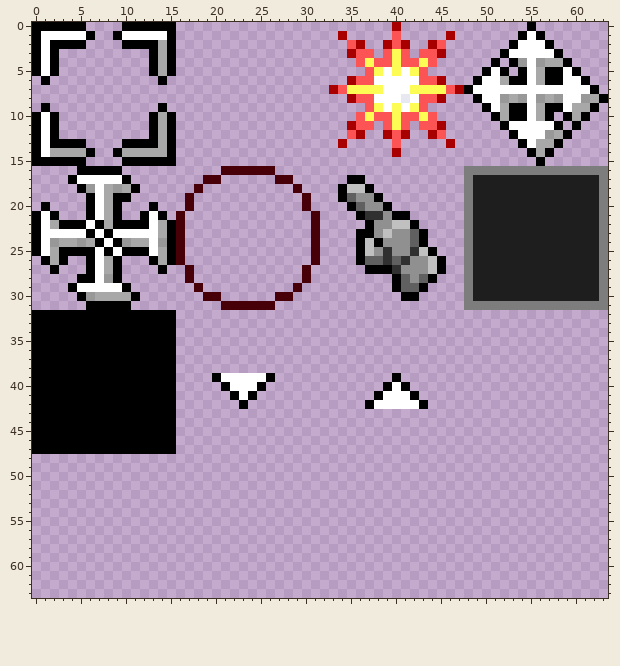
Pixel-art sprite: assets/ui.png. The picture above was drawn from the file before the commit.
The file is 64x64 pixels.
And afterwards:
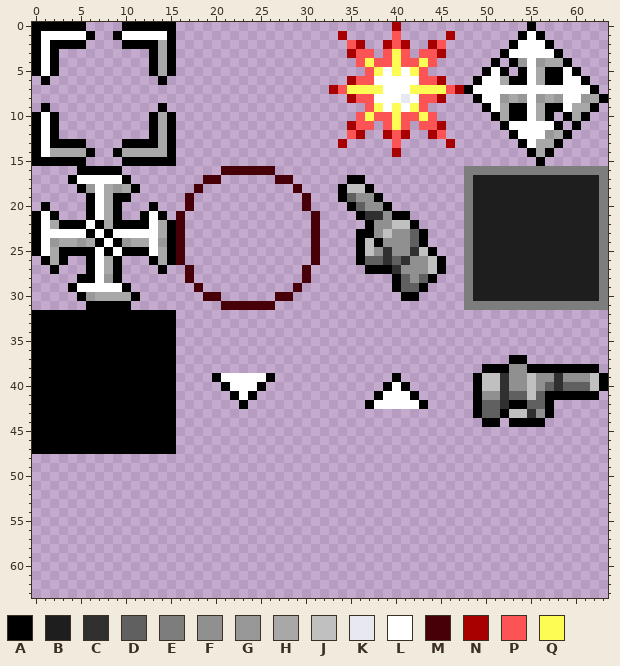
Palette (. is transparent): A #000000  B #1e1e1e  C #303030  D #606060  E #7d7d7d  F #909090  G #989898  H #a8a8a8  J #c0c0c0  K #e8e8f0  L #ffffff  M #480008  N #a80000  P #fc5454  Q #fcfc54
Diff:
The edit adds colour A in row 37 at x 53 to 54; in row 38 at x 50 to 52 and 55 to 62; in rows 39 to 40 at x 49 and 63; in row 41 at x 49 and 57 to 62; in row 42 at x 49, 53 to 54 and 57; in row 43 at x 49, 52 and 57.
The edit adds colour A in row 44 at x 50 to 51 and 53 to 56.
The edit adds colour C in rows 39 to 40 at x 52 and 58; in rows 41 to 42 at x 52; in row 43 at x 55.
The edit adds colour D in row 40 at x 57 and 59 to 61; in row 41 at x 53 to 54 and 56; in row 42 at x 50 to 51 and 55 to 56; in row 43 at x 50 to 51.
The edit adds colour F in row 38 at x 53 to 54; in row 39 at x 53 to 54, 56 to 57 and 59 to 61; in row 40 at x 53 to 54 and 56; in row 41 at x 50 to 51; in row 43 at x 56.
The edit adds colour J in rows 39 to 40 at x 50 to 51, 55 and 62; in row 41 at x 55; in row 43 at x 53 to 54.
Pixel boxes of the changes (left, top, right, bottom) in both pictures:
added: (473, 355, 608, 427)
